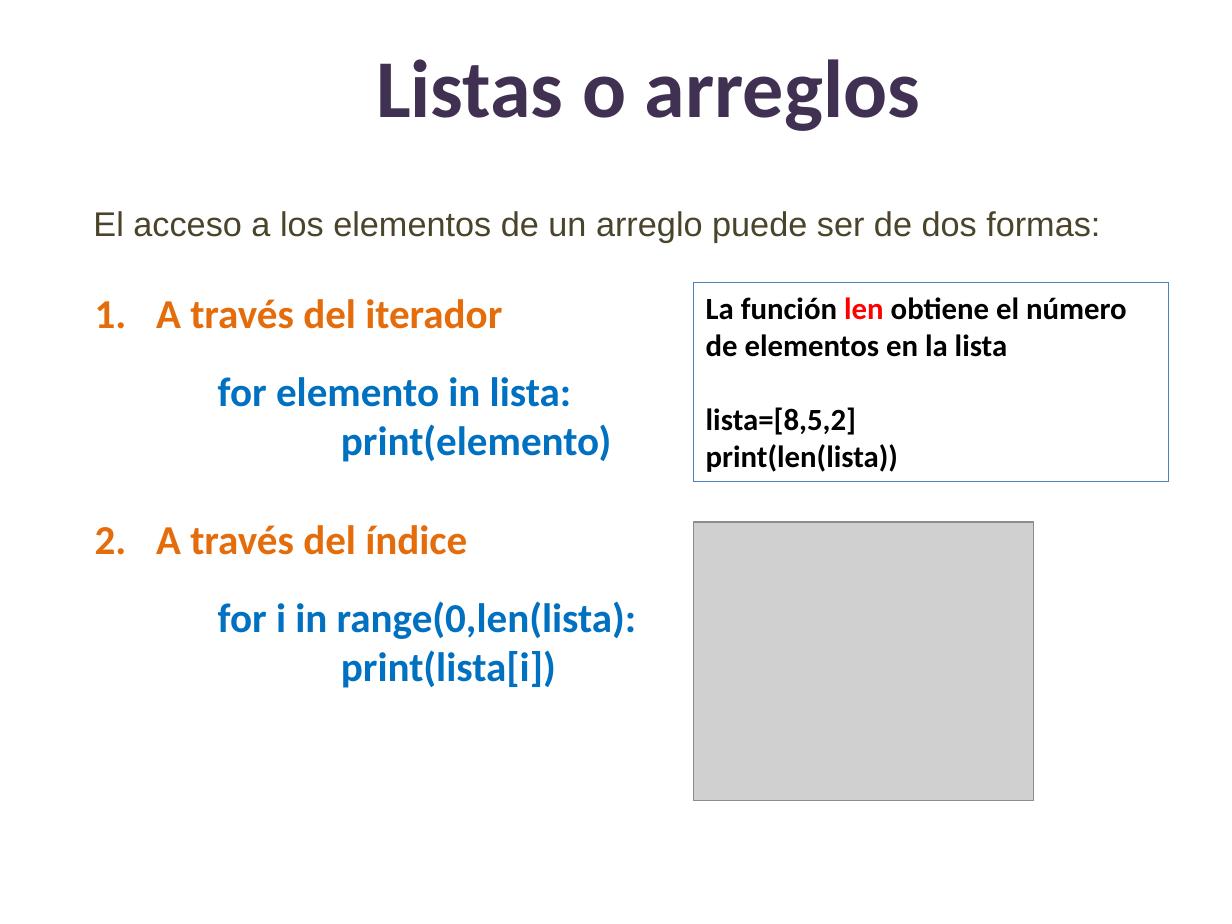
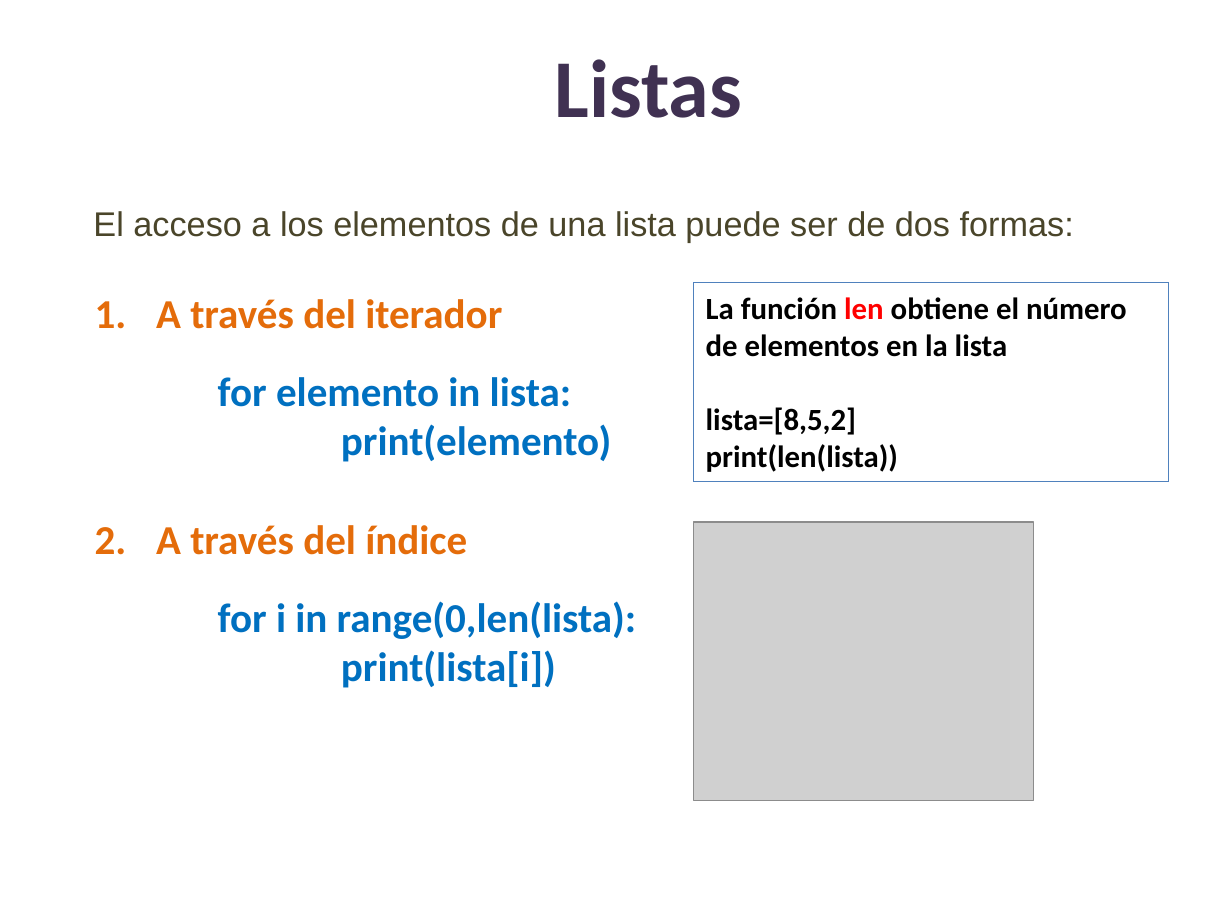
Before and after one commit to lizetheP/Analitica, a slide deck: slide 28 of Calendario2023/presentaciones/7_Listas.pptx. Drawn at 1232x924 pixels with LibreOffice and Linux fonts; fonts in the diff are those of the drawing; grey boxes stand for pictures. Boxes give left, top, right and bottom in pixels: in the first picture for what was removed or moved away, otherwise in the second. Text is boxed around its words. In the diff, an @@ line names an element or a change of style, - is before the commit and + after.

```diff
--- a/Calendario2023/presentaciones/7_Listas.pptx
+++ b/Calendario2023/presentaciones/7_Listas.pptx
@@ title at <box>555,59,742,118</box>: text changed @@
-Listas o arreglos
+Listas
@@ text at <box>93,211,1074,242</box>: text changed @@
-El acceso a los elementos de un arreglo puede ser de dos formas:
+El acceso a los elementos de una lista puede ser de dos formas:
```
Also in this commit, not shown: 22 other slides changed, 1 other file.
